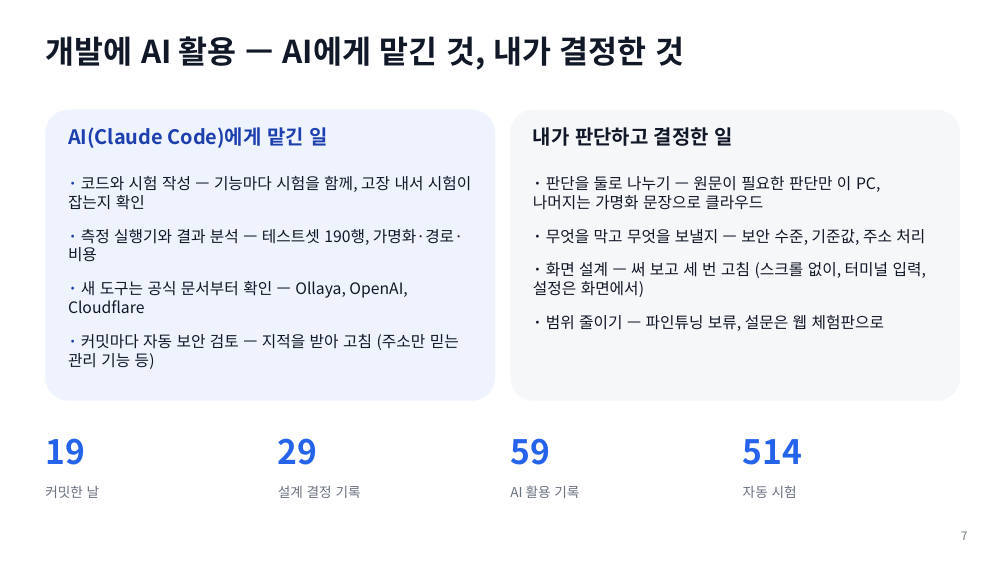
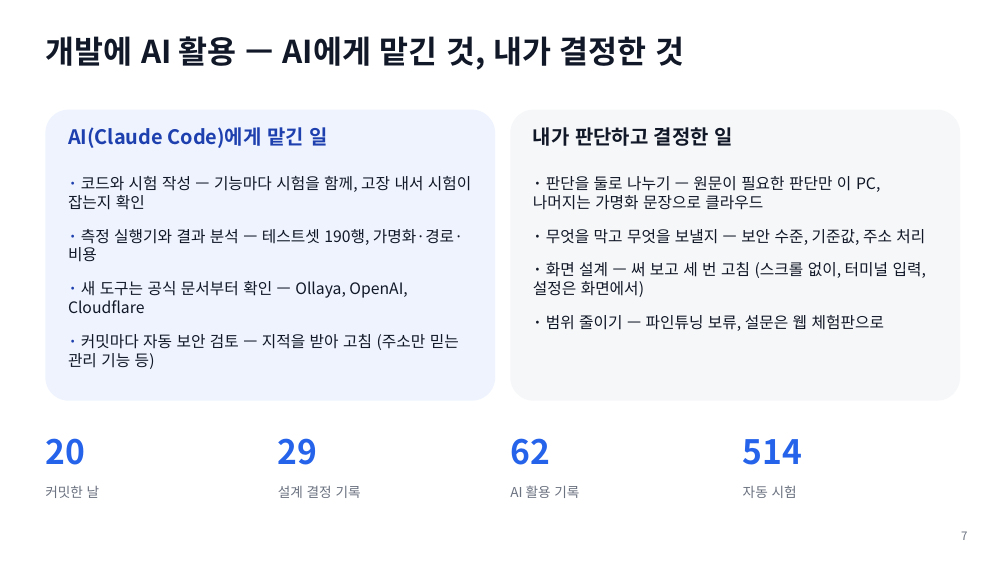
Before and after one commit to baesanggue/ai-gateway, a slide deck: slide 7 of docs/presentation/2026-11-17-garimgate.pptx. Drawn at 1008x567 pixels with LibreOffice and Linux fonts; fonts in the diff are those of the drawing. Boxes give left, top, right and bottom in pixels: in the first picture for what was removed or moved away, otherwise in the second. Text is boxed around its words. In the diff, an @@ line names an element or a change of style, - is before the commit and + after.

```diff
--- a/docs/presentation/2026-11-17-garimgate.pptx
+++ b/docs/presentation/2026-11-17-garimgate.pptx
@@ text at [45,438,85,465]: text changed @@
-19
+20
@@ text at [510,438,550,465]: text changed @@
-59
+62
```
Also in this commit, not shown: 1 other file.
